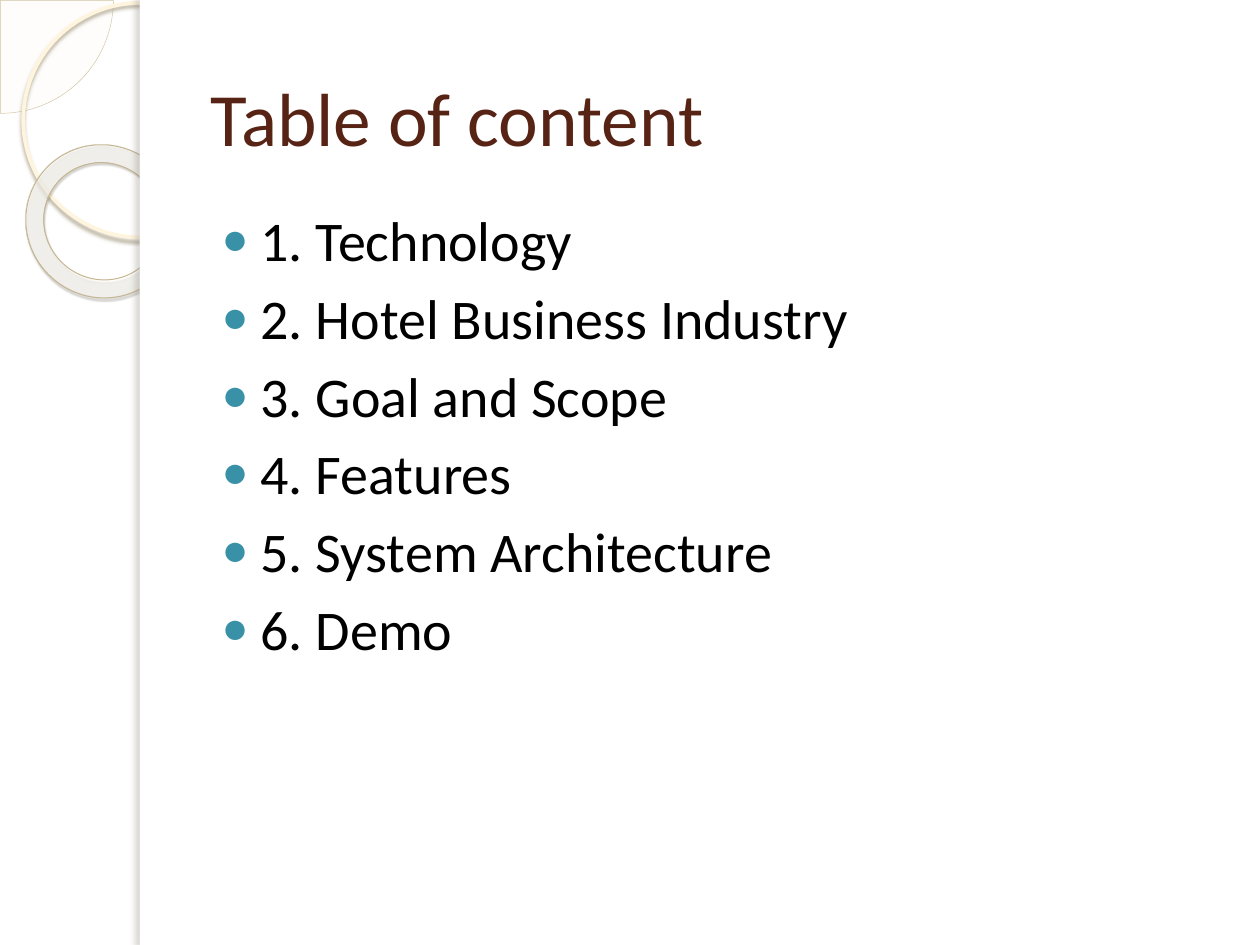
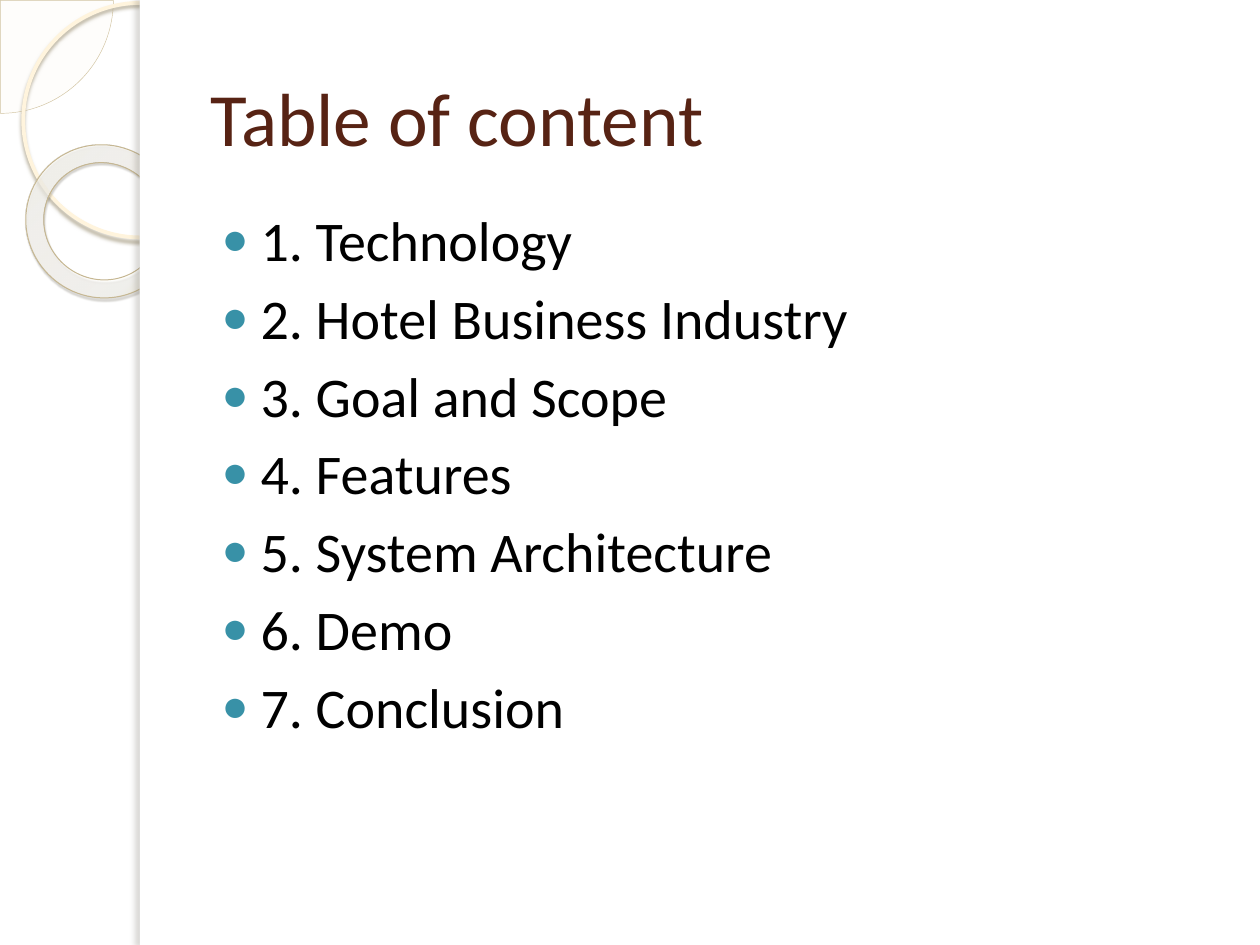
Before and after one commit to dohungcuongdev/thesis-documentation, a slide deck: slide 2 of Thesis-review.pptx. Drawn at 1260x945 pixels with LibreOffice and Linux fonts; fonts in the diff are those of the drawing; background and template pictures are left out. Boxes give left, top, right and bottom in pixels: in the first picture for what was removed or moved away, otherwise in the second. Text is boxed around its words. In the diff, an @@ line names an element or a change of style, - is before the commit and + after.

```diff
--- a/Thesis-review.pptx
+++ b/Thesis-review.pptx
@@ text at box(261, 689, 564, 729): paragraph added @@
+● 7. Conclusion
```
Also in this commit, not shown: 4 slides added, 1 other file.
